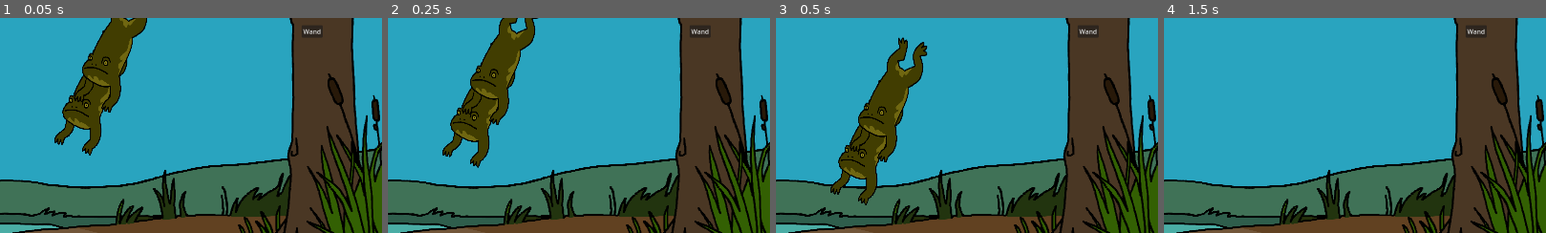
Above: before the commit, frames 1-4 (left to right).
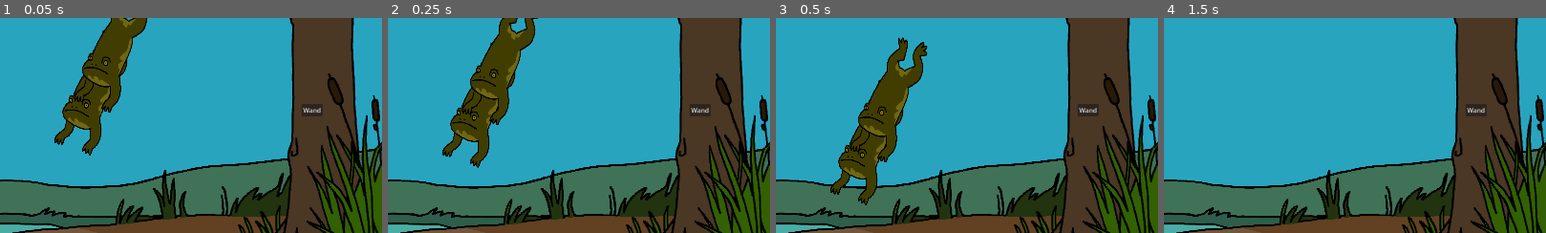
Above: after the commit, the same moments.

Repository: NotTom31/FroggeeToadems
Game: Godot game, scene res://Scenes/Levels/Test/Main-Scene-Evan.tscn
Two runs of this game, one before a commit and one after it. Both use one fixed random seed, a clock stepped at 60 frames per second and the inputs below. This scene is started directly instead of the project's main scene.
Inputs (mouse positions are % of the whole screen's width and height, from its top left):
- Up to frame 1 (0.05 s): no input
- Up to frame 2 (0.25 s): no input
- Up to frame 3 (0.5 s): no input
- Up to frame 4 (1.5 s): move the mouse to (63, 44) at 0.52 s; hold Right (ui_right) from 0.53 s (still down); click (63, 44) at 0.67 s; tap Up (ui_up) at 0.77 s; move the mouse to (63, 95) at 1.27 s; click (63, 95) at 1.42 s
The pictures show only the part of the screen within x 50-100%, y 12-62%; the shares and areas given below are measured in that part.

The runs differ from the first frame. In frame 1, 0.6% of the frame differs, in the area x 79-85%, y 3-46%; in frame 2, 0.6%; in frame 3, 0.6%; in frame 4, 0.6%.

Commit message:
frog summoning now works

Diff:
--- a/Code/FrogLogic/FrogTypes/basic_frog.gd
+++ b/Code/FrogLogic/FrogTypes/basic_frog.gd
@@ -138,8 +138,15 @@
 func get_head_slot() -> FrogSlot:
 	return $SlotOnHead
 
-func find_lillypad_below() -> FrogSlot:
-	return null #TODO
+func find_lillypad_below() -> Lillypad:
+	if slot_beneath == null:
+		return null
+	var holder_beneath = slot_beneath.get_parent()
+	if holder_beneath is BasicFrog:
+		return holder_beneath.find_lillypad_below()
+	elif holder_beneath is Lillypad:
+		return holder_beneath
+	return null
 
 # causes this frog and all frogs standing on it to explode into a frog fountain
 func fountain() -> void:
--- a/Code/Managers/LevelManager.gd
+++ b/Code/Managers/LevelManager.gd
@@ -49,3 +49,12 @@
 		state = ClickState.DEFAULT
 	else:
 		state = ClickState.WAND
+
+func check_for_magic(list : Array[MagicManager.FrogType]) -> void:
+	set_state(ClickState.DEFAULT)
+	var spell_index = $MagicManager.evaluate_frog_stack(list)
+	$MagicManager.cast_spell(spell_index)
+
+
+func _on_magic_manager_summon(type: MagicManager.FrogType) -> void:
+	$FrogSpawner.spawn_frog_random_loc(type)
--- a/Code/Managers/magic_manager.gd
+++ b/Code/Managers/magic_manager.gd
@@ -3,9 +3,14 @@
 enum FrogType { BASIC, TROPICAL, SMALL, FAT, MUD }
 
 var spell_table = [
-	{ FrogType.BASIC : 3 }, 											#0: summon tropical
-	{ FrogType.BASIC : 2, FrogType.TROPICAL : 2 }, 						#1: summon small
-	{ FrogType.BASIC : 3, FrogType.TROPICAL : 1, FrogType.SMALL : 3 }	#2: summon fat
+	{ FrogType.TROPICAL : 2 }, 	# 0: summon basic
+	{ FrogType.SMALL : 2 },		# 1: summon basic
+	{ FrogType.FAT : 2 },		# 2: summon basic
+	{ FrogType.MUD : 2 },		# 3: summon basic
+	{ FrogType.BASIC : 3 },		# 4: summon tropical
+	{ FrogType.TROPICAL : 3 },	# 5: summon mud
+	{ FrogType.BASIC : 2, FrogType.TROPICAL : 2 }, # 6: summon small
+	{ FrogType.SMALL : 3, FrogType.MUD : 3 } # 7: summon fat
 ]
 
 # Called when the node enters the scene tree for the first time.
@@ -24,17 +29,24 @@
 		if table.has(ft):
 			table[ft] = table[ft] + 1
 		else:
-			table[ft] = 0
-	for spell_index in spell_table.size:
+			table[ft] = 1
+	for spell_index in spell_table.size():
 		if table == spell_table[spell_index]:
 			return spell_index
 	return -1
 
+signal Summon(type: FrogType)
 func cast_spell(index : int) -> void:
 	match index:
-		0:
-			print("summon tropical")
-		1:
-			print("summon small")
+		0, 1, 2, 3:
+			Summon.emit(FrogType.BASIC)
+		4:
+			Summon.emit(FrogType.TROPICAL)
+		5:
+			Summon.emit(FrogType.MUD)
+		6:
+			Summon.emit(FrogType.SMALL)
+		7:
+			Summon.emit(FrogType.FAT)
 		_:
 			print("tried to cast an invalid spell")
--- a/Scenes/Frogs/frog_spawner.tscn
+++ b/Scenes/Frogs/frog_spawner.tscn
@@ -1,15 +1,18 @@
-[gd_scene load_steps=5 format=3 uid="uid://c4oeq4iblkrbg"]
+[gd_scene load_steps=8 format=3 uid="uid://c4oeq4iblkrbg"]
 
 [ext_resource type="Script" path="res://Code/FrogLogic/frog_spawner.gd" id="1_4lyrf"]
 [ext_resource type="PackedScene" uid="uid://q2eyupn7k7l2" path="res://Scenes/Frogs/FrogTypes/basic_frog.tscn" id="2_02rqu"]
 [ext_resource type="PackedScene" uid="uid://co5rrhms11k5w" path="res://Scenes/Frogs/FrogTypes/tropical_frog.tscn" id="3_jj3p0"]
+[ext_resource type="PackedScene" uid="uid://yanyexrlae6i" path="res://Scenes/Frogs/FrogTypes/small_frog.tscn" id="4_t7haa"]
+[ext_resource type="PackedScene" uid="uid://bg6ctvvup7aag" path="res://Scenes/Frogs/FrogTypes/fat_frog.tscn" id="5_1xgr4"]
+[ext_resource type="PackedScene" uid="uid://dblq15rpmoe78" path="res://Scenes/Frogs/FrogTypes/mud_frog.tscn" id="6_ur5lr"]
 
 [sub_resource type="RectangleShape2D" id="RectangleShape2D_hwwjv"]
 size = Vector2(1474, 299)
 
 [node name="FrogSpawner" type="Node2D"]
 script = ExtResource("1_4lyrf")
-frog_scenes = Array[PackedScene]([ExtResource("2_02rqu"), ExtResource("3_jj3p0")])
+frog_scenes = Array[PackedScene]([ExtResource("2_02rqu"), ExtResource("3_jj3p0"), ExtResource("4_t7haa"), ExtResource("5_1xgr4"), ExtResource("6_ur5lr")])
 starting_frog_count = 3
 
 [node name="SpawnArea" type="Area2D" parent="."]
--- a/Scenes/Levels/Test/Main-Scene-Evan.tscn
+++ b/Scenes/Levels/Test/Main-Scene-Evan.tscn
@@ -8,6 +8,7 @@
 [ext_resource type="PackedScene" uid="uid://mv06512gy8op" path="res://Scenes/lillypad.tscn" id="6_nu3jn"]
 [ext_resource type="PackedScene" uid="uid://dmr6oqf0ghcpp" path="res://Scenes/UI/Wand.tscn" id="8_onmxr"]
 [ext_resource type="PackedScene" uid="uid://d3r6wmwxqowp4" path="res://Scenes/FrogDetectionArea.tscn" id="8_yx1j8"]
+[ext_resource type="PackedScene" uid="uid://bt7d6gfh7wrho" path="res://Scenes/Managers/MagicManager.tscn" id="9_1jjpg"]
 
 [node name="LevelManager" type="Node2D" node_paths=PackedStringArray("frog_slots")]
 script = ExtResource("1_vtql1")
@@ -53,12 +54,15 @@
 
 [node name="Wand" parent="." instance=ExtResource("8_onmxr")]
 offset_left = 1718.0
-offset_top = 143.0
+offset_top = 341.0
 offset_right = 1718.0
-offset_bottom = 143.0
+offset_bottom = 341.0
+
+[node name="MagicManager" parent="." instance=ExtResource("9_1jjpg")]
 
 [connection signal="spawned_frog" from="FrogSpawner" to="." method="_on_frog_spawner_spawned_frog"]
 [connection signal="pressed" from="Wand/Button" to="." method="_on_wand_button_pressed"]
+[connection signal="Summon" from="MagicManager" to="." method="_on_magic_manager_summon"]
 
 [editable path="FrogSpawner"]
 [editable path="Lillypads/Lillypad"]
--- a/Scenes/lillypad.gd
+++ b/Scenes/lillypad.gd
@@ -28,5 +28,4 @@
 		fountain()
 
 func check_for_magic() -> void:
-	print("check for magic")
-	lvl_manager.set_state(LevelManager.ClickState.DEFAULT)
+	lvl_manager.check_for_magic(get_held_frog_types())
Not shown: 1 places in Scenes/Levels/Test/Main-Scene-Evan.tscn that only renumber resources
